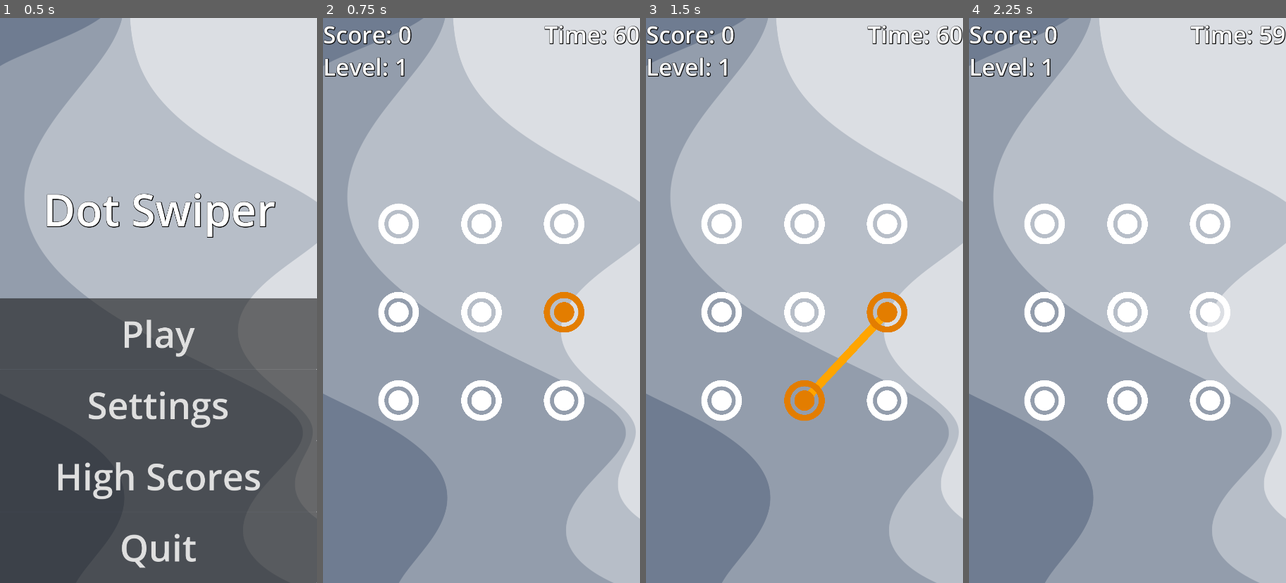
Above: before the commit, frames 1-4 (left to right).
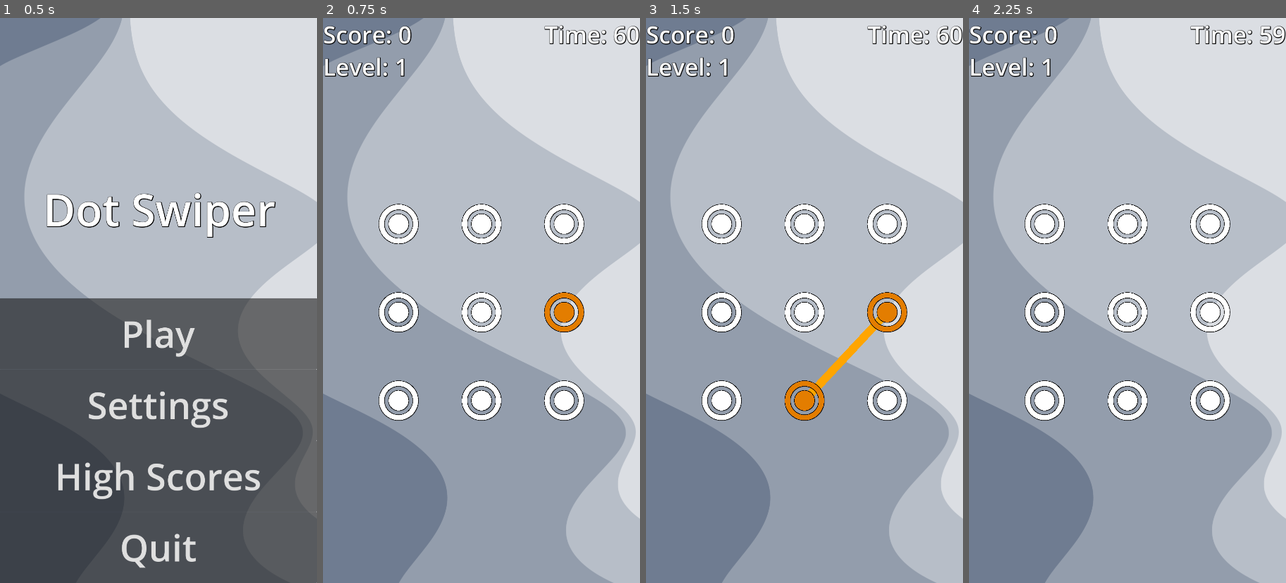
Above: after the commit, the same moments.

Repository: tJamesD/dot-line-matcher
Game: Godot game, scene res://Scenes/menu.tscn
Same seed, same stepped clock (60 frames per second), same inputs: the game is played once before the commit and once after it.
Inputs (mouse positions are in pixels of both pictures, inside the frame that each line leads up to):
- Up to frame 1 (0.5 s): no input
- Up to frame 2 (0.75 s): click "Play" at 0.5 s
- Up to frame 3 (1.5 s): tap Enter at 1.25 s; move the mouse to (722, 221) at 1.27 s
- Up to frame 4 (2.25 s): tap Space at 2 s; move the mouse to (1127, 221) at 2.02 s

Frame 1 is identical in both runs. In frame 2, 1.4% of the frame differs, in the area x 17-83%, y 32-72%; in frame 3, 1.3%; in frame 4, 1.4%.

Commit message:
reset and polish

Diff:
--- a/Scenes/dot.tscn
+++ b/Scenes/dot.tscn
@@ -1,7 +1,7 @@
 [gd_scene load_steps=4 format=3 uid="uid://ct0creunkhh4g"]
 
 [ext_resource type="Script" uid="uid://coeiulv8d76t6" path="res://Scripts/dot.gd" id="1_wye70"]
-[ext_resource type="Texture2D" uid="uid://dbsd0l4tvtlkx" path="res://Assets/circle_white.png" id="2_qtp1d"]
+[ext_resource type="Texture2D" uid="uid://d1uqg88qad7g3" path="res://Assets/circle_white_2.png" id="2_wye70"]
 
 [sub_resource type="CircleShape2D" id="CircleShape2D_wye70"]
 radius = 375.533
@@ -12,7 +12,7 @@
 [node name="Circle" type="Sprite2D" parent="."]
 z_index = 2
 scale = Vector2(0.75, 0.75)
-texture = ExtResource("2_qtp1d")
+texture = ExtResource("2_wye70")
 
 [node name="CollisionShape2D" type="CollisionShape2D" parent="."]
 shape = SubResource("CircleShape2D_wye70")
--- a/Scenes/main.tscn
+++ b/Scenes/main.tscn
@@ -104,7 +104,7 @@
 
 [node name="DotManager" type="Node2D" parent="."]
 script = ExtResource("1_bo1nx")
-time_increase_amount = 10
+time_increase_amount = 5
 animation_timer = 0.75
 
 [node name="Dot0" parent="DotManager" instance=ExtResource("1_jjgbg")]
--- a/Scripts/dot.gd
+++ b/Scripts/dot.gd
@@ -28,7 +28,7 @@
 
 	line_to_mouse.width = 150
 	line_to_mouse.z_index = 1
-	line_to_mouse.default_color = Color.GREEN
+	line_to_mouse.default_color = Color.ORANGE
 	add_child(line_to_mouse)
 
 
--- a/Scripts/dots_manager.gd
+++ b/Scripts/dots_manager.gd
@@ -97,38 +97,38 @@
 
 func _increase_gen_count():
 	match score:
-		#5:
-		2:
-			gen_length +=1
-			level +=1
-			level_increased.emit(level)
-		4:
+		5:
+		#2:
+			gen_length +=1
+			level +=1
+			level_increased.emit(level)
+		#4:
+		10:
+			gen_length +=1
+			level +=1
+			level_increased.emit(level)
+		#6:
+		15:
+			gen_length +=1
+			level +=1
+			level_increased.emit(level)
+		#8:
+		25:
+			gen_length +=1
+			level +=1
+			level_increased.emit(level)
 		#10:
-			gen_length +=1
-			level +=1
-			level_increased.emit(level)
-		6:
-		#15:
-			gen_length +=1
-			level +=1
-			level_increased.emit(level)
-		8:
-		#25:
-			gen_length +=1
-			level +=1
-			level_increased.emit(level)
-		10:
-		#35:
-			gen_length +=1
-			level +=1
-			level_increased.emit(level)
-		12:
-		#45:
-			gen_length +=1
-			level +=1
-			level_increased.emit(level)
-		14:
-		#55:
+		35:
+			gen_length +=1
+			level +=1
+			level_increased.emit(level)
+		#12:
+		45:
+			gen_length +=1
+			level +=1
+			level_increased.emit(level)
+		#14:
+		55:
 			gen_length +=1
 			level +=1
 			level_increased.emit(level)
Binary file added: Assets/circle_white_2.png
Not shown, added: Assets/circle_white_2.png.import
Binary file added: Assets/circle_white_shadow.png
Not shown, added: Assets/circle_white_shadow.png.import
Not shown, changed: APK/DotLineMatcher.apk
Not shown, changed: APK/DotLineMatcher.apk.idsig
Not shown, added: Assets/circle_white_2.xcf
Not shown, added: Assets/circle_white_shadow.xcf
